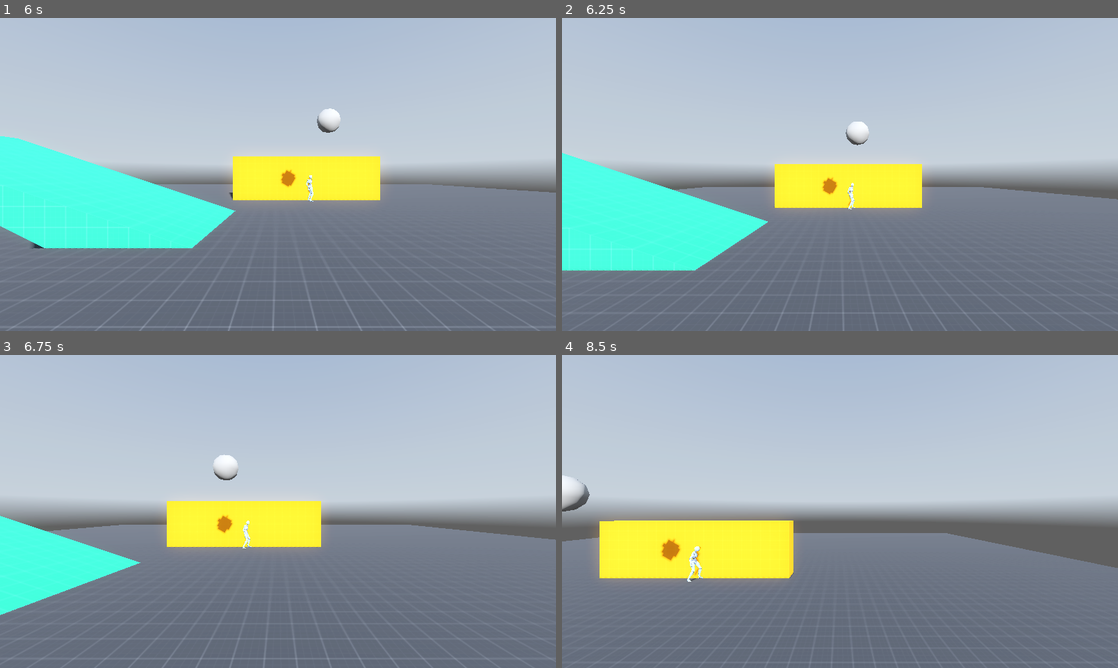
Above: before the commit, frames 1-4 (two rows, left to right).
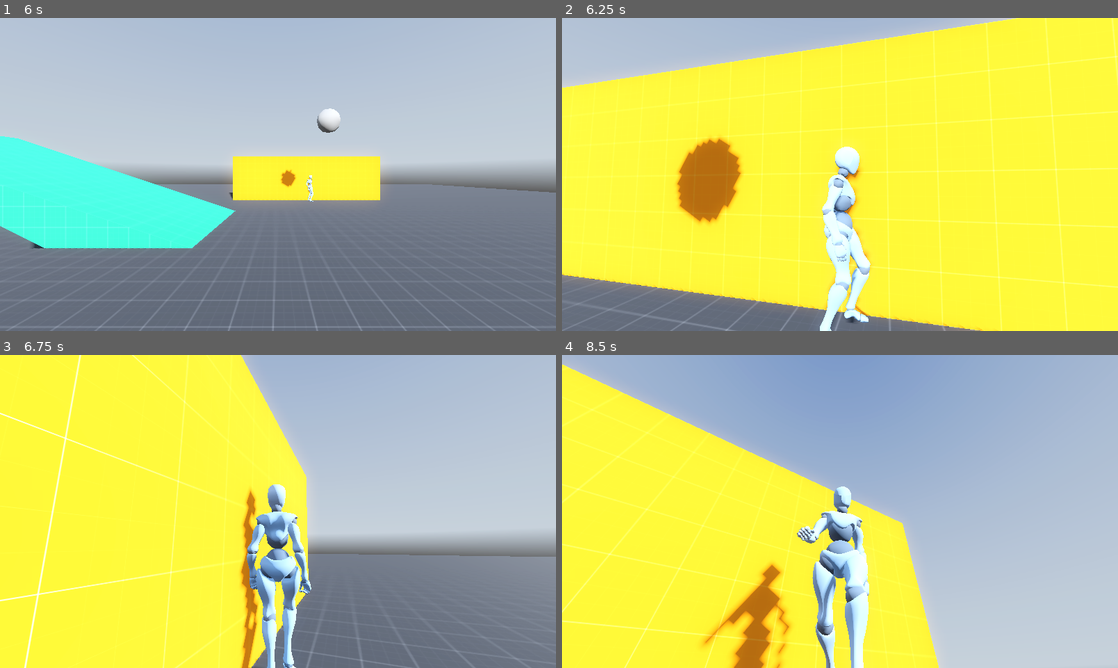
Above: after the commit, the same moments.

Repository: btarg/third-person-controller
Game: Godot game, scene res://Scenes/Levels/prototype.tscn
The game is run twice, just before and just after one commit, with the same random seed, the same clock (stepped at 60 frames per second) and the same inputs. A sky picture missing from this copy of the repository is replaced by a grey-blue gradient.
Inputs (mouse positions are in pixels of both pictures, inside the frame that each line leads up to):
- Up to frame 1 (6 s): tap Enter at 0.5 s; move the mouse to (305, 174) at 0.52 s; hold W (move_forwards) 0.53-5.78 s; tap 2 at 0.6, 1.55, 2.3, 2.85, 3.8, 4.55, 5.3 s; tap Space (jump) at 0.77, 1.52, 3.02, 3.77, 4.52 s; move the mouse to (250, 174) at 1.27 s; click (250, 174) at 1.35 s; move the mouse to (289, 168) at 2.02 s; hold Shift (run) 2.03-2.78 s; move the mouse to (272, 180) at 2.77 s; move the mouse to (316, 177) at 3.52 s; tap 7 at 3.6 s; move the mouse to (233, 171) at 4.27 s; tap F at 4.35 s; move the mouse to (283, 174) at 5.02 s; tap P at 5.1 s; move the mouse to (255, 168) at 5.77 s; hold D (move_right) from 5.78 s (still down); tap R at 5.85 s
- Up to frame 2 (6.25 s): keep holding D (move_right); tap Space (jump) at 6.02 s; tap 2 at 6.05 s
- Up to frame 3 (6.75 s): move the mouse to (400, 495) at 6.52 s; release D (move_right) at 6.53 s; hold W (move_forwards) from 6.53 s (still down); tap 1 at 6.6 s
- Up to frame 4 (8.5 s): tap Space (jump) at 6.77, 7.52 s; tap 2 at 6.8, 7.35, 8.3 s; move the mouse to (728, 527) at 7.27 s; release W (move_forwards) at 7.28 s; hold D (move_right) 7.28-8.03 s; click (728, 527) at 7.42 s; move the mouse to (895, 442) at 8.02 s; press the mouse at (895, 442) at 8.03 s; hold S (move_backwards) from 8.03 s (still down)

Frame 1 is identical in both runs. In frame 2, 82% of the frame differs, in the area x 0-100%, y 0-100%; in frame 3, 56%; in frame 4, 83%.
Error before the commit: Invalid access to property or key '<Resource#-9223372005867256518>' on a base object of type 'Dictionary'. (res://Scripts/BattleSystem/DataStructures/Character…
Error after the commit: Invalid access to property or key '<Resource#-9223372005649152710>' on a base object of type 'Dictionary'. (res://Scripts/BattleSystem/DataStructures/Character…

Commit message:
State Machine override function

Diff:
--- a/Scripts/GameMode/States/BattleState.gd
+++ b/Scripts/GameMode/States/BattleState.gd
@@ -76,12 +76,8 @@
         player_units.append(character)
 
 
-
     print(character_name + " entered the battle with initiative " + str(initiative))
 
-
-    print(character_counts)
-    print_turn_order()
 
 func leave_battle(character: BattleCharacter) -> void:
     if not active or not turn_order.has(character):
@@ -189,6 +185,8 @@
             print_turn_order()
         elif event.is_pressed() and event.keycode == KEY_1:
             spawn_enemy()
+        elif event.is_pressed() and event.keycode == KEY_2:
+            GameModeStateMachine.override_state("ExplorationState")
 
         is_using_controller = false
 
--- a/Scripts/StateMachine/StateMachine.gd
+++ b/Scripts/StateMachine/StateMachine.gd
@@ -56,3 +56,11 @@
 	new_state.active = true
 	current_state = new_state
 	new_state.enter()
+
+## Immediately transition to a new state (unsafe!)
+func override_state(new_state: String) -> void:
+	if !current_state:
+		printerr("Current state is null, cannot transition")
+		return
+
+	on_state_transitioned(current_state, new_state)
